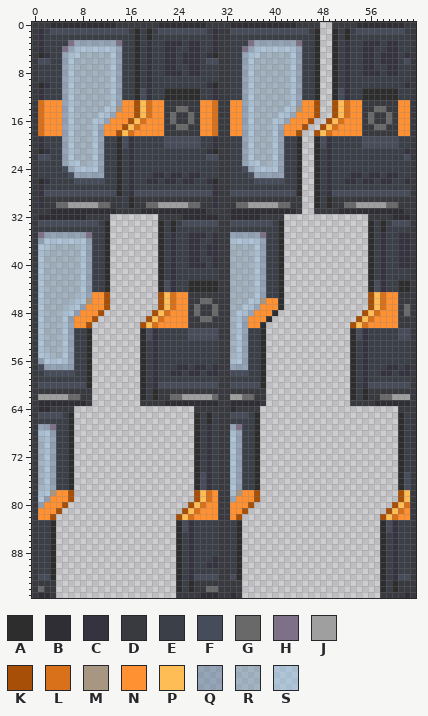
Edited in one commit: sprite sheet (Resources/Textures/Structures/Doors/Airlocks/Glass/legal.rsi/opening.png). The picture above was drawn from the file before the commit.
The file is 64x96 pixels.
Palette (. is transparent): A #2d2d2d  B #2e2e34  C #34333f  D #393a3f  E #3a3f48  F #474c5b  G #696969  H #7e7086  J #9f9f9f  K #a74e07  L #d9701a  M #a79682  N #ff9132  P #ffbe55  Q #657fa187  R #7697ae79  S #95bddb8a
After the commit:
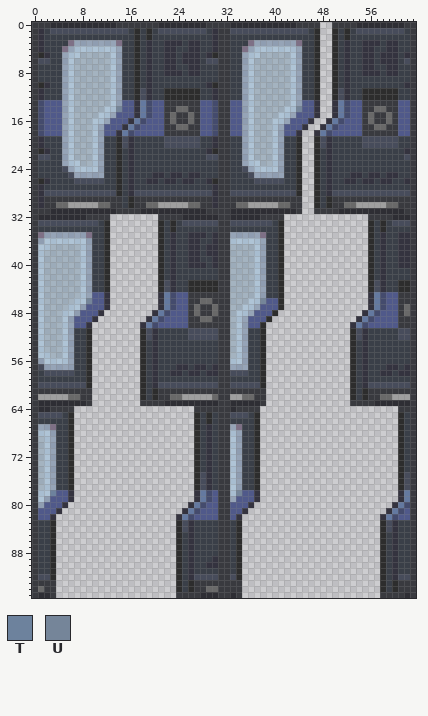
Colours new in this view: T #6d829d  U #758599
Diff:
colour L: #d9701a -> #444b6d
colour N: #ff9132 -> #50598a
colour P: #ffbe55 -> #6479a0
Changed rows in their new state; - is a pixel that keeps its letter.
first column x 14:
13 ---C-----------------------------C--C
14 U--C--------------------------U--C--C
15 ---C-----------------------------C--C
16 --C-----------------------------C--C-
17 -C-----------------------------C--C--
18 C-----------------------------C--C---
first column x 9:
45 ---C--------C----------------------------------C
46 U--C--------C----------------U-----------------C
47 ---C--------C----------------------------------C
48 --C--------C----------------------------------C-
49 -C--------C----------------------------------C--
50 C--------C----------------------------------C---
first column x 3:
78 T--C--------------------C------U--C-----------------------C
79 ---C--------------------C---------C-----------------------C
80 --C--------------------C---------C-----------------------C-
81 -C--------------------C---------C-----------------------C--
82 C--------------------C---------C-----------------------C---
